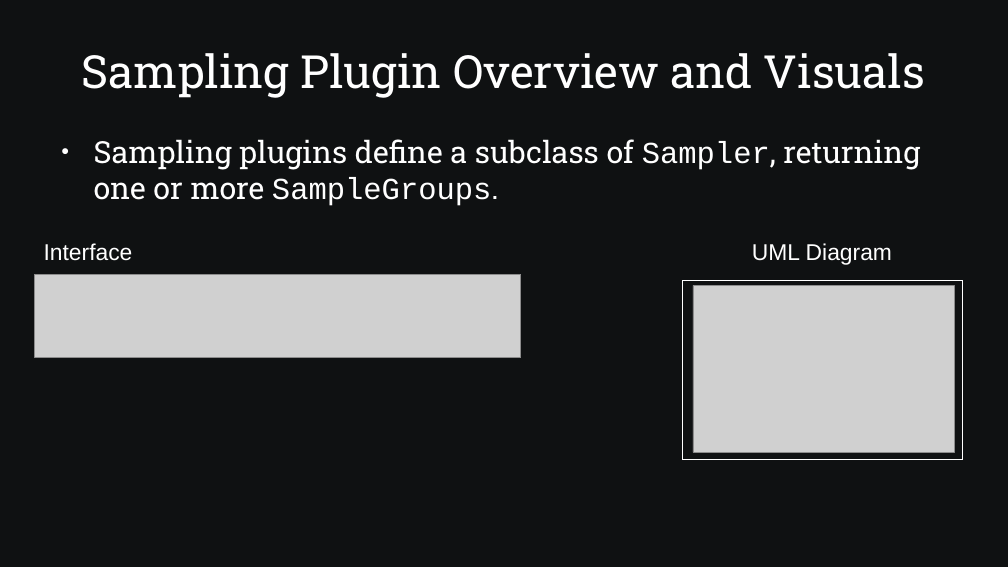
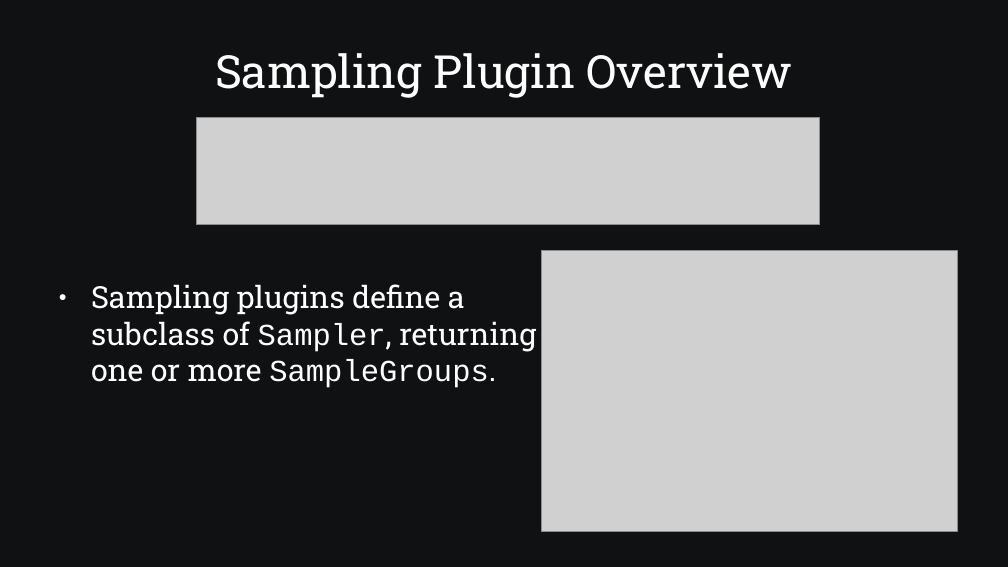
Before and after one commit to SamAllen06/lake_temp_work, a slide deck: slide 17 of documentation/for_collaborators/TestingSoftwareOverview.odp. Drawn at 1008x567 pixels with LibreOffice and Linux fonts; fonts in the diff are those of the drawing; grey boxes stand for pictures. Boxes give left, top, right and bottom in pixels: in the first picture for what was removed or moved away, otherwise in the second. Text is boxed around its words. In the diff, an @@ line names an element or a change of style, - is before the commit and + after.

```diff
--- a/documentation/for_collaborators/TestingSoftwareOverview.odp
+++ b/documentation/for_collaborators/TestingSoftwareOverview.odp
@@ title at [215,53,793,98]: text changed @@
-Sampling Plugin Overview and Visuals
+Sampling Plugin Overview
@@ picture: place and size @@
-picture at [35,274,521,358]
+picture at [197,117,820,224]
@@ text removed at [44,243,133,261] @@
-Interface
@@ picture: place and size @@
-picture at [693,285,955,453]
+picture at [542,251,958,531]
@@ text removed at [752,243,892,265] @@
-UML Diagram
@@ text "Sampling plugins define a subclass ..." rewrapped from [94,139,920,206] to [91,284,536,388] @@
@@ rectangle removed at [683,280,962,459] @@
```
Also in this commit, not shown: 15 other slides changed, 3 slides added, 1 slide removed, 3 other files.
